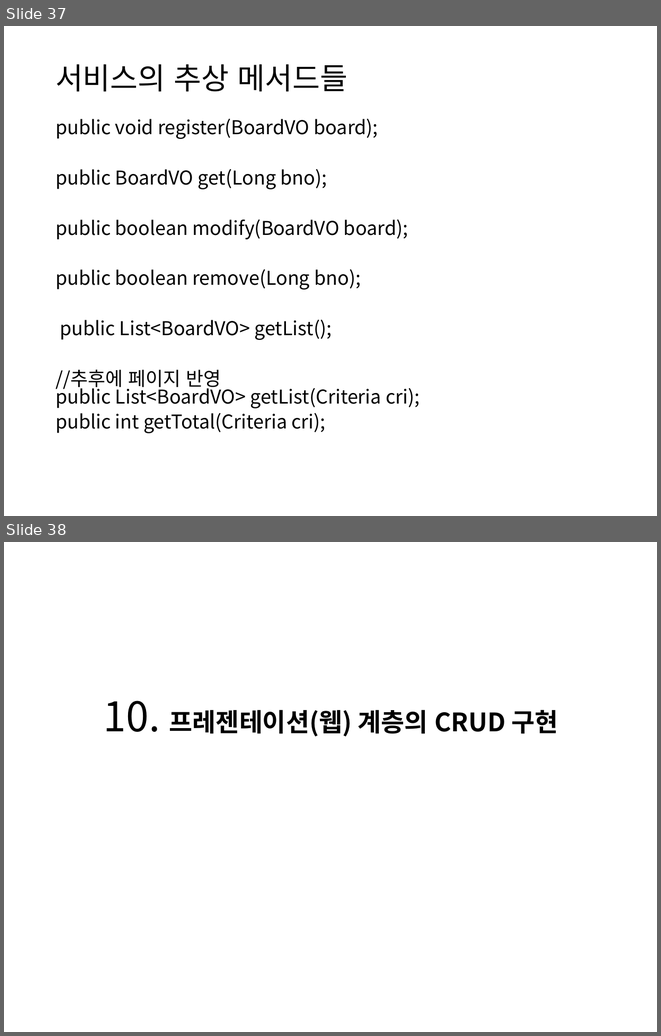
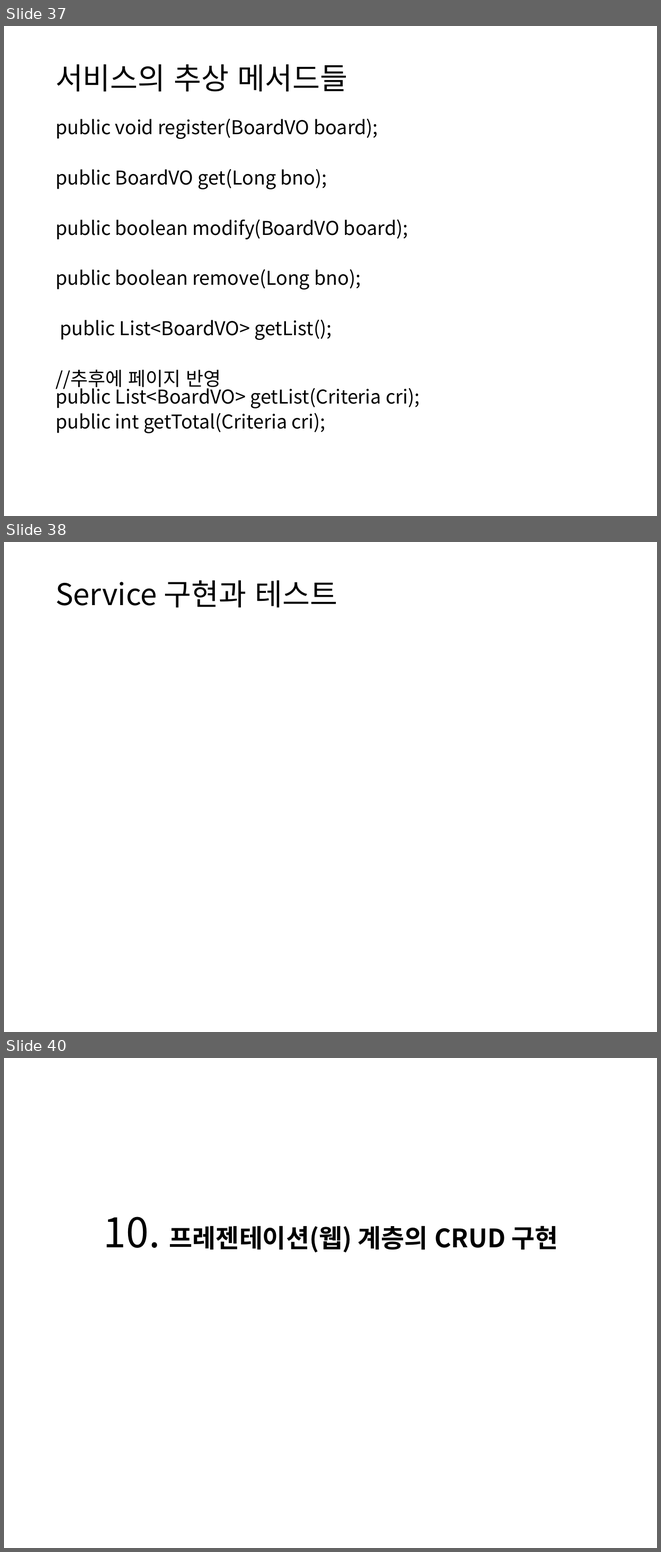
Before and after one commit to itrecipe/Web_Study_ez, a slide deck: spring - 학습자료/PART3.pptx. Shown one above the other, each under a label of ours: slides 37 and 38 before the commit, slides 37, 38 and 40 after it; the slides between them are not shown. The pictures are 661x1036 and 661x1552 pixels, drawn with LibreOffice and Linux fonts; fonts in the diff are those of the drawing. Boxes give left, top, right and bottom in pixels: in the first picture for what was removed or moved away, otherwise in the second. Text is boxed around its words. In the diff, an @@ line names an element or a change of style, - is before the commit and + after.

```diff
--- a/spring - 학습자료/PART3.pptx
+++ b/spring - 학습자료/PART3.pptx
@@ slide 38 added at bbox=[4, 542, 657, 1032], background #FFFFFF @@
@@ title added at bbox=[55, 580, 337, 608], 33 pt, text #000000 @@
+Service 구현과 테스트
@@ what was slide 38 is now slide 40 @@
```
Also in this commit, not shown: 7 slides changed, 1 other slide added.
